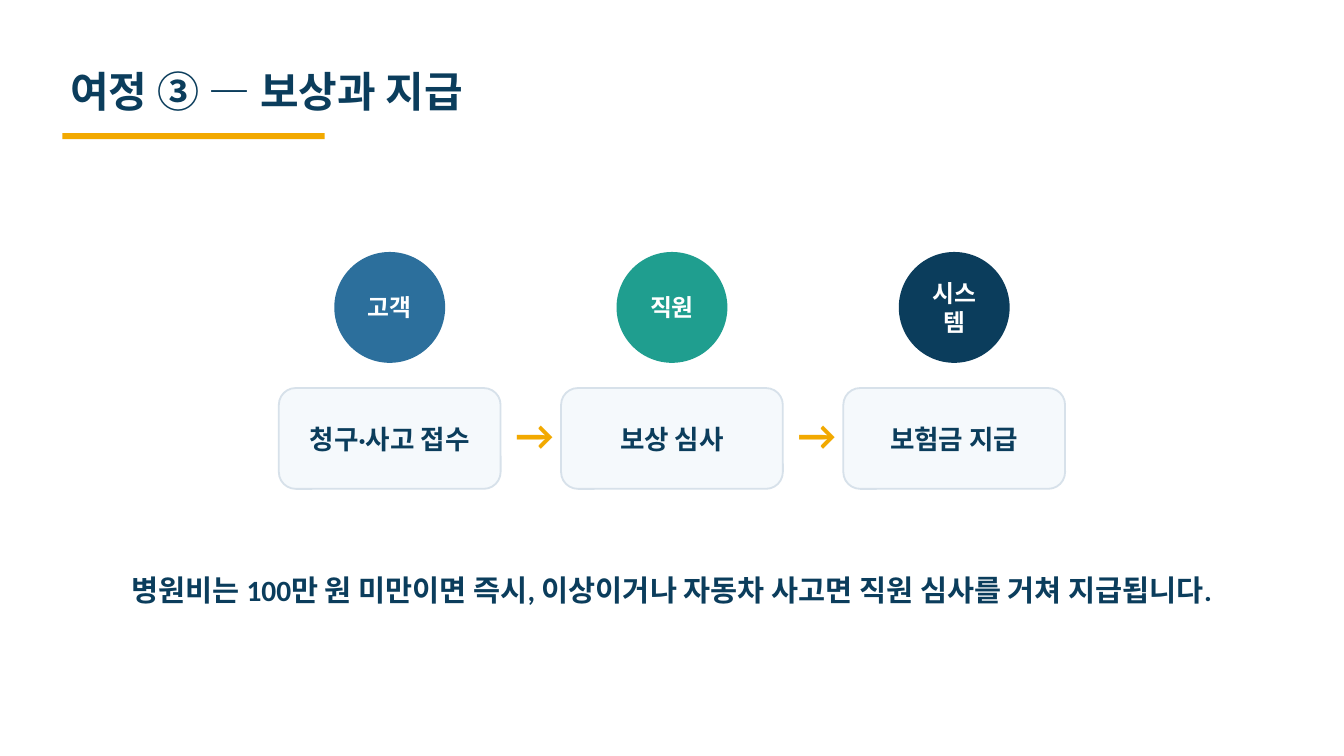
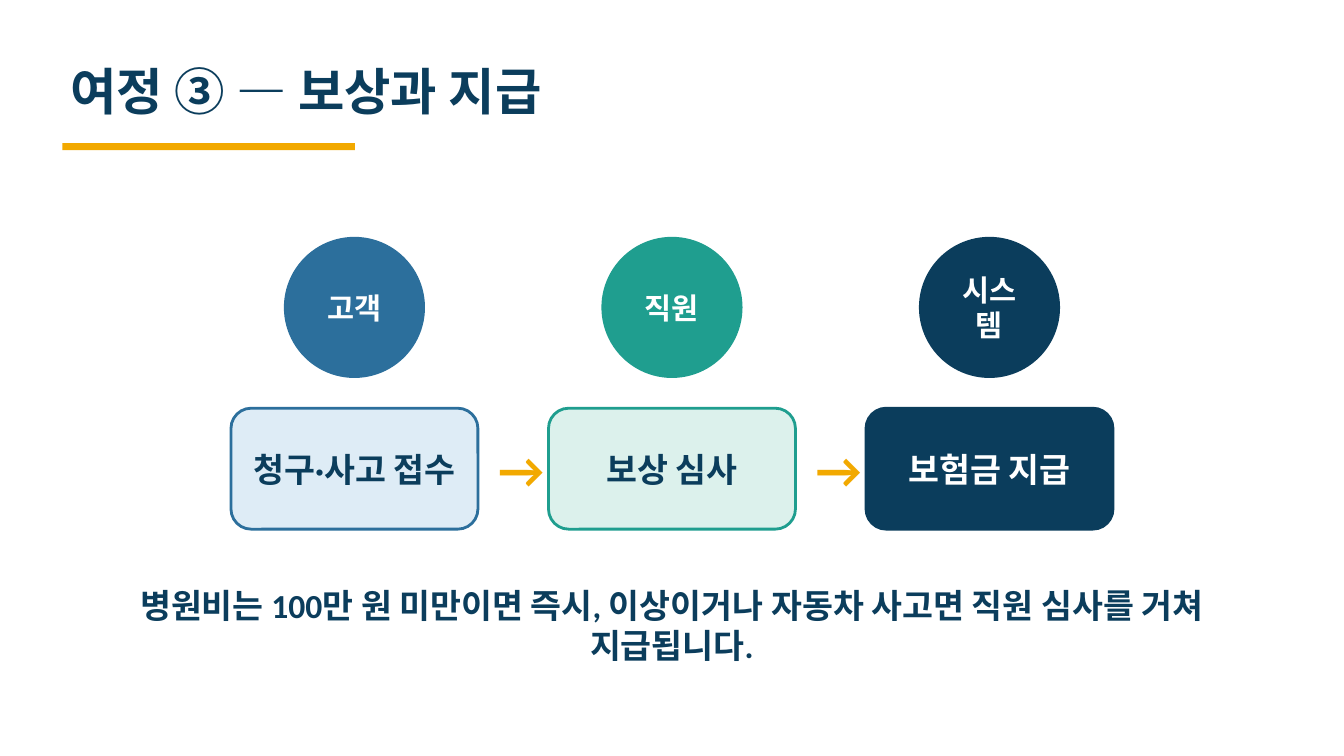
Before and after one commit to heyoonyoon/distributed-programming, a slide deck: slide 8 of docs/presentation/보험발표-편집가능.pptx. Drawn at 1344x756 pixels with LibreOffice and Linux fonts; fonts in the diff are those of the drawing. Boxes give left, top, right and bottom in pixels: in the first picture for what was removed or moved away, otherwise in the second. Text is boxed around its words. In the diff, an @@ line names an element or a change of style, - is before the commit and + after.

```diff
--- a/docs/presentation/보험발표-편집가능.pptx
+++ b/docs/presentation/보험발표-편집가능.pptx
@@ rectangle: place and size @@
-rectangle at (63,133,325,139)
+rectangle at (63,143,355,150)
@@ ellipse "고객": place and size @@
-ellipse "고객" at (335,252,446,363)
+ellipse "고객" at (284,237,425,378)
@@ ellipse "직원": place and size @@
-ellipse "직원" at (617,252,728,363)
+ellipse "직원" at (602,237,743,378)
@@ size 17 to 21 pt in 3 elements at (602,237,743,378), (284,237,425,378), (920,237,1061,378) @@
@@ ellipse "시스템": place and size @@
-ellipse "시스템" at (899,252,1010,363)
+ellipse "시스템" at (920,237,1061,378)
@@ rounded rectangle "청구·사고 접수": place and size @@
-rounded rectangle "청구·사고 접수" at (279,388,501,489)
+rounded rectangle "청구·사고 접수" at (231,408,478,529)
@@ rounded rectangle "청구·사고 접수" at (231,408,478,529): size 19 to 24 pt; fill #F5F9FC to #DEECF6; outline #D7E1EA 1.3 pt to #2C6F9C 2 pt @@
@@ rounded rectangle "보상 심사": place and size @@
-rounded rectangle "보상 심사" at (562,388,783,489)
+rounded rectangle "보상 심사" at (548,408,796,529)
@@ rounded rectangle "보상 심사" at (548,408,796,529): size 19 to 24 pt; fill #F5F9FC to #DCF1EC; outline #D7E1EA 1.3 pt to #1F9E8F 2 pt @@
@@ rounded rectangle "보험금 지급": place and size @@
-rounded rectangle "보험금 지급" at (844,388,1066,489)
+rounded rectangle "보험금 지급" at (866,408,1113,529)
@@ rounded rectangle "보험금 지급" at (866,408,1113,529): size 19 to 24 pt, text colour #0B3D5C to #FFFFFF; fill #F5F9FC to #0B3D5C; outline #D7E1EA 1.3 pt to #0B3D5C 2 pt @@
@@ text "→": place and size @@
-text "→" at (506,403,557,464)
+text "→" at (486,434,557,504)
@@ size 30 to 36 pt in 3 elements at (70,67,542,115), (486,434,557,504), (804,434,874,504) @@
@@ text "→": place and size @@
-text "→" at (788,403,839,464)
+text "→" at (804,434,874,504)
@@ text "병원비는 100만 원 미만이면 즉시, ...": place and size @@
-text "병원비는 100만 원 미만이면 즉시, ..." at (132,576,1212,605)
+text "병원비는 100만 원 미만이면 즉시, ..." at (140,589,1204,661)
@@ text "병원비는 100만 원 미만이면 즉시, ..." at (140,589,1204,661): size 21 to 24 pt @@
```
Also in this commit, not shown: 19 other slides changed, 3 other files.
